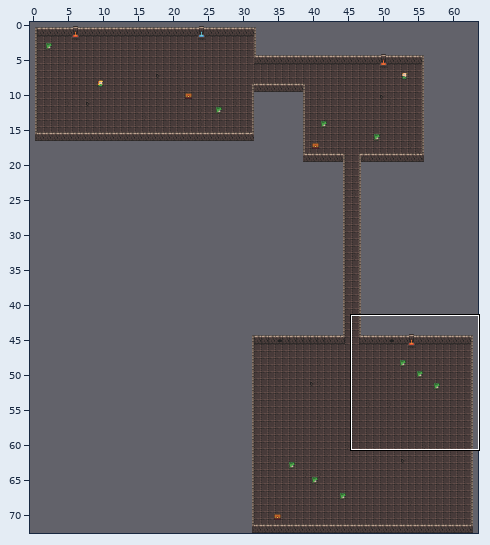
Two versions of a level (Tiled map, resources/dungeon-01.tmx). Above, an overview of the earlier version with the close-up marked.
Close-up. First the earlier version:
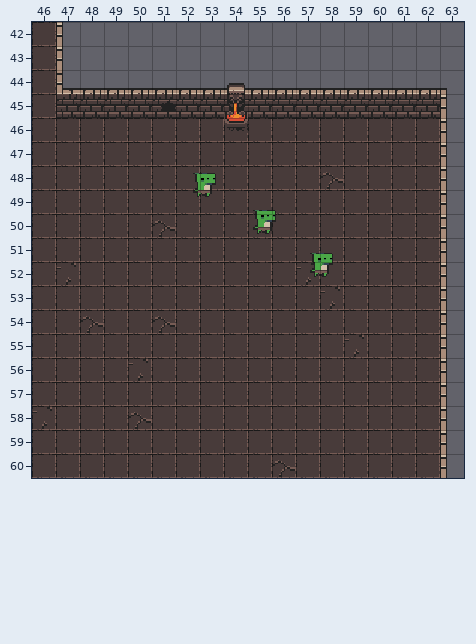
Cells are 16x16 px. Shown: x 46..63, y 42..60. The commit also changed other parts of the map, which this record leaves out.
And afterwards:
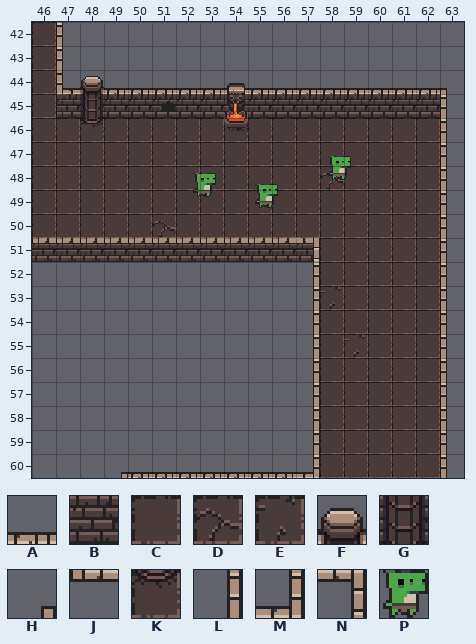
Key: from "dungeon": A 2, B 34, C 129, D 130, E 131, F 166, G 198, H 224, J 226 flipped up-down, K 230, L 256, M 291, N 291 flipped up-down, P 488.
_ is an empty cell.
Objects are placed by their top-left corner, in cells (3,4 is the top-left corner of cell 3,4); size is 1x1 cell unless given.
Tiles replaced or removed in this view: A, B, C, D, E.
Difference:
Changed rows in their new state; . is an unchanged cell.
Layer "Ground":
first column x 46:
51 BBBBBBBBBBBB
52 ____________
53 ____________
54 ____________
55 ____________
56 ____________
57 ____________
58 ____________
59 ____________
60 ____________
Layer "Walls":
first column x 48:
44 F
45 G
46 K
first column x 46:
51 JJJJJJJJJJJN
52 ...........L
53 ...........L
54 ...........L
55 ...........L
56 ...........L
57 ...........L
58 ...........L
59 ...........L
60 ...HAAAAAAAM
Layer "Characters":
changed: P "lizard" at 57.5,51.6 -> P "lizard" at 58.3,47.6
changed: P "lizard" at 55.2,49.8 -> P "lizard" at 55.2,48.7
